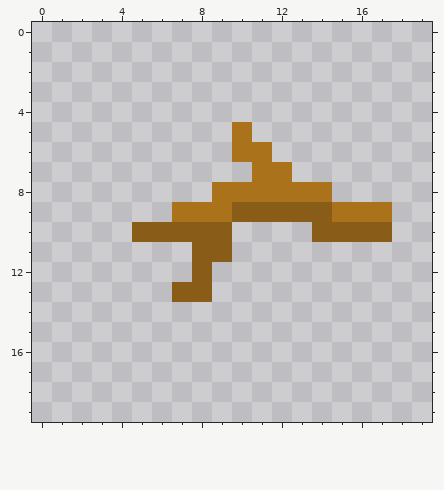
A pixel-art sprite gets an edit: assets/plant/branchLeft01.png. The picture above is the old version.
The file is 20x20 pixels.
The result:
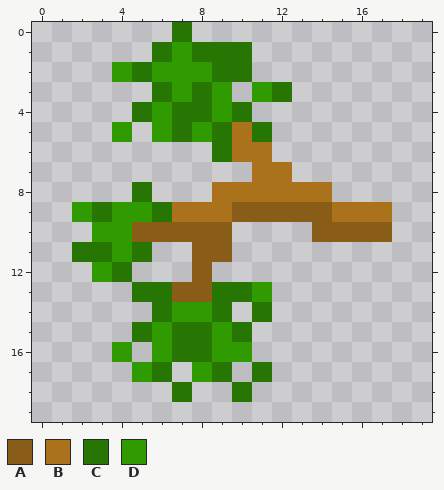
Palette (. is transparent): A #895d17  B #aa721b  C #277502  D #2f9b00
Edits made:
Changed rows in their new state; - is an unchanged pixel.
first column x 2:
 0 -----C-----
 1 ----CDCCC--
 2 --DCDDDCC--
 3 ----CDCD-DC
 4 ---CDCCDC--
 5 --D-DCDC-C-
 6 -------C---
 8 ---C-------
 9 DCDDC------
10 -DD--------
11 CCDC-------
12 -DC--------
13 ---CC--CCD-
14 ----CDDC-C-
15 ---CDCCDC--
16 --D-DCCDD--
17 ---DC-DC-C-
18 -----C--C--
